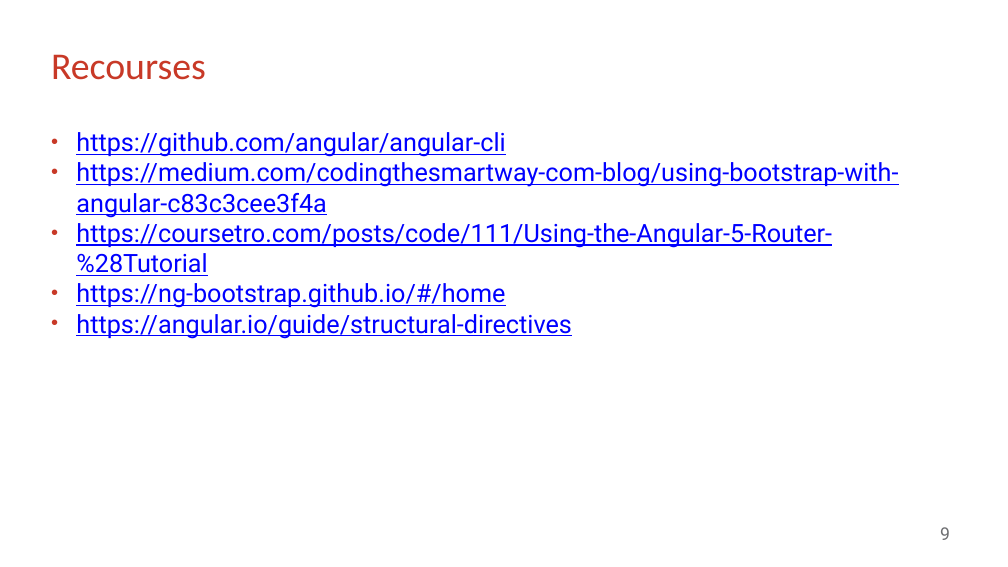
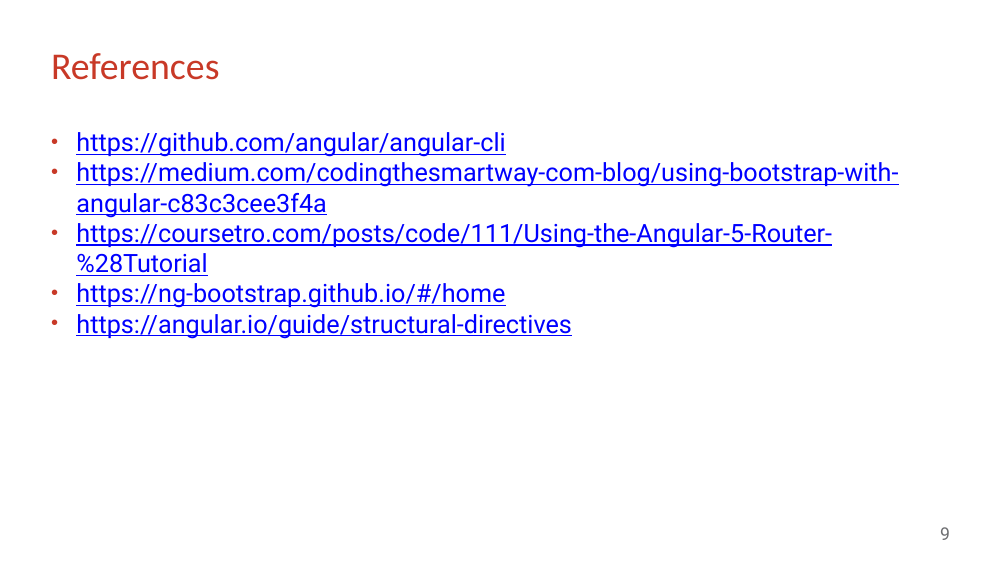
Before and after one commit to ViliusArminas/NRD_Akademija_2018_04, a slide deck: slide 9 of angular_project_part1.pptx. Drawn at 1008x567 pixels with LibreOffice and Linux fonts; fonts in the diff are those of the drawing; background and template pictures are left out. Boxes give left, top, right and bottom in pixels: in the first picture for what was removed or moved away, otherwise in the second. Text is boxed around its words. In the diff, an @@ line names an element or a change of style, - is before the commit and + after.

```diff
--- a/angular_project_part1.pptx
+++ b/angular_project_part1.pptx
@@ title at (51, 53, 220, 80): text changed @@
-Recourses
+References
```
Also in this commit, not shown: 4 other slides changed, 1 other file.
